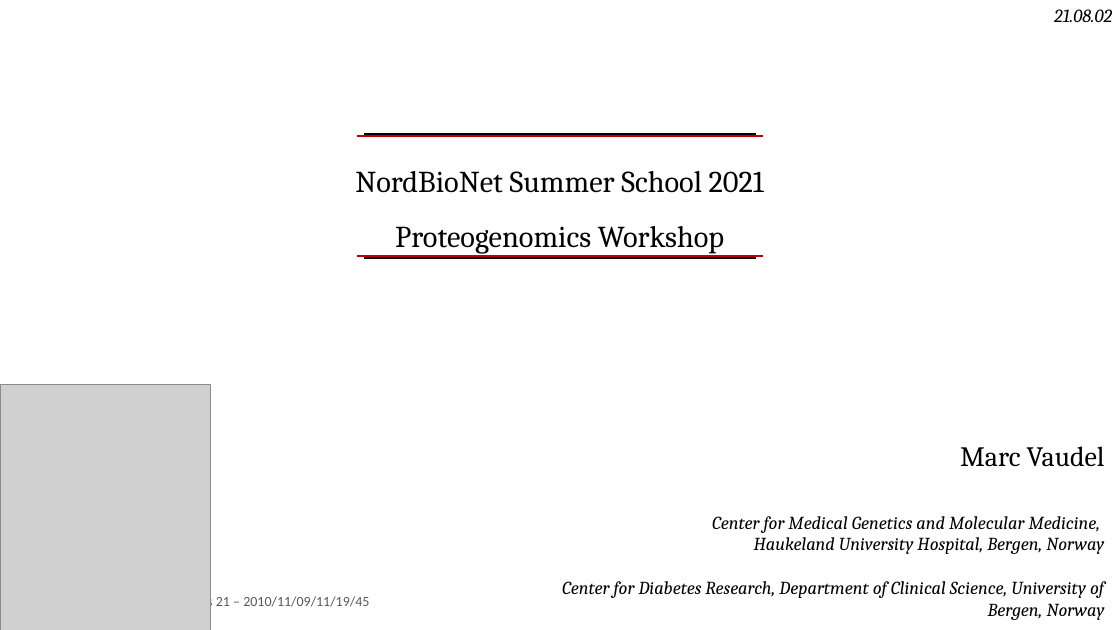
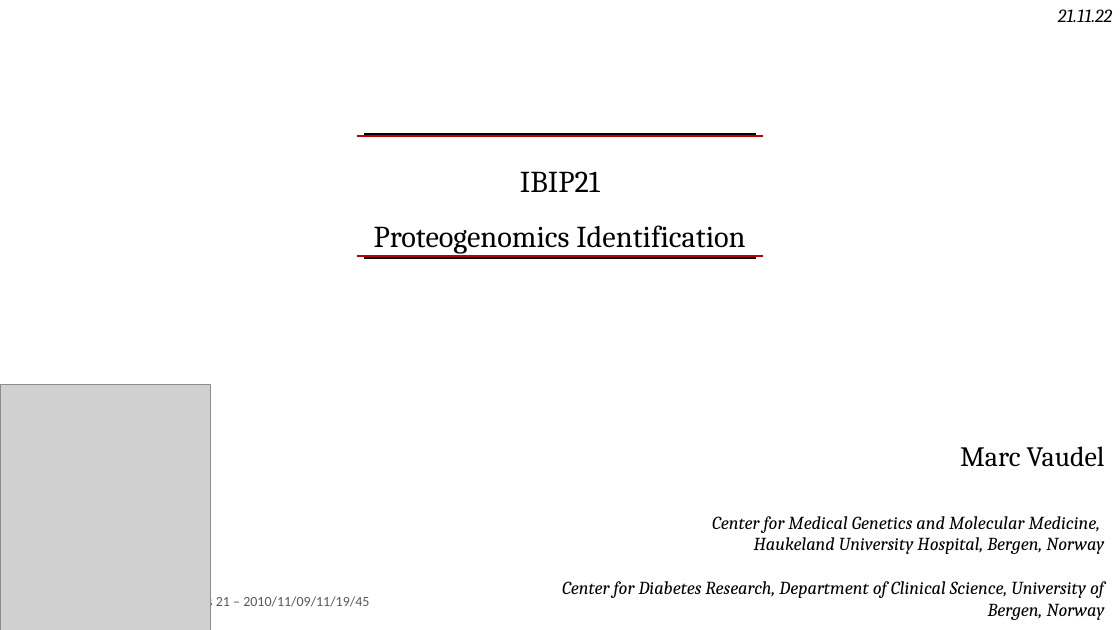
Before and after one commit to GTPB/IBIP21, a slide deck: slide 1 of pages/proteogenomics/Proteogenomic_searches/21.11.22_Proteogenomics_workshop_search.pptx. Drawn at 1120x630 pixels with LibreOffice and Linux fonts; fonts in the diff are those of the drawing; grey boxes stand for pictures. Boxes give left, top, right and bottom in pixels: in the first picture for what was removed or moved away, otherwise in the second. Text is boxed around its words. In the diff, an @@ line names an element or a change of style, - is before the commit and + after.

Commit message:
Update

```diff
--- a/pages/proteogenomics/Proteogenomic_searches/21.11.22_Proteogenomics_workshop_search.pptx
+++ b/pages/proteogenomics/Proteogenomic_searches/21.11.22_Proteogenomics_workshop_search.pptx
@@ text at [1058,9,1112,22]: text changed @@
-21.08.02
+21.11.22
@@ text at [374,171,745,253]: text changed @@
-NordBioNet Summer School 2021
-Proteogenomics Workshop
+IBIP21
+Proteogenomics Identification
```
